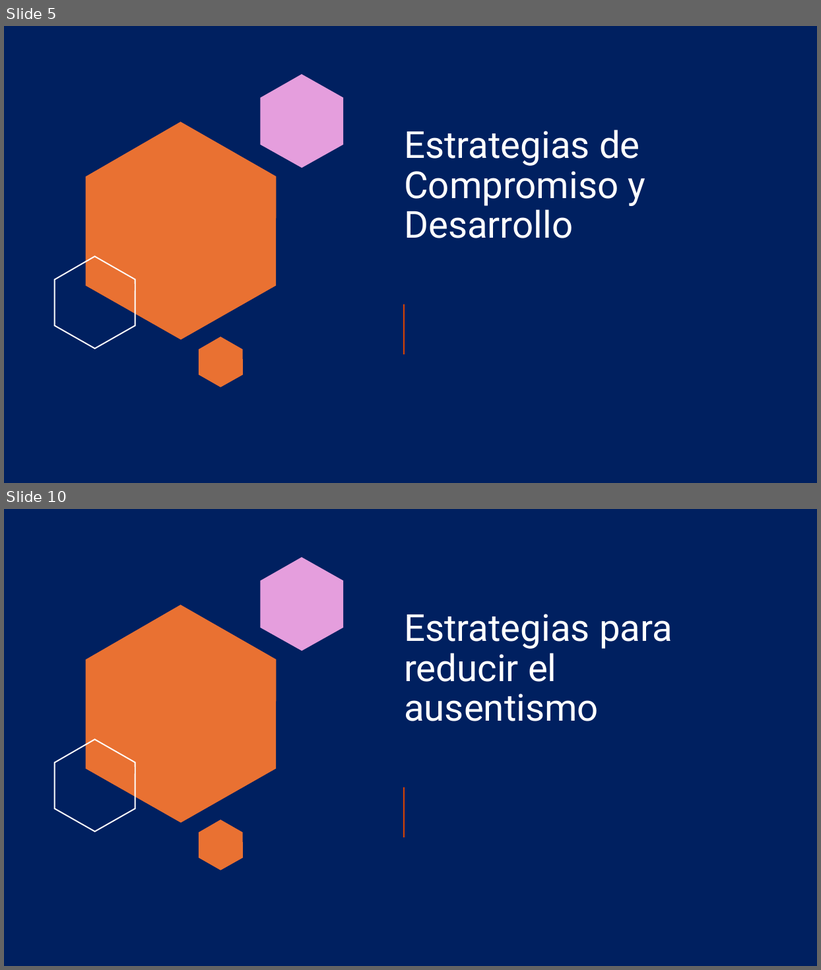
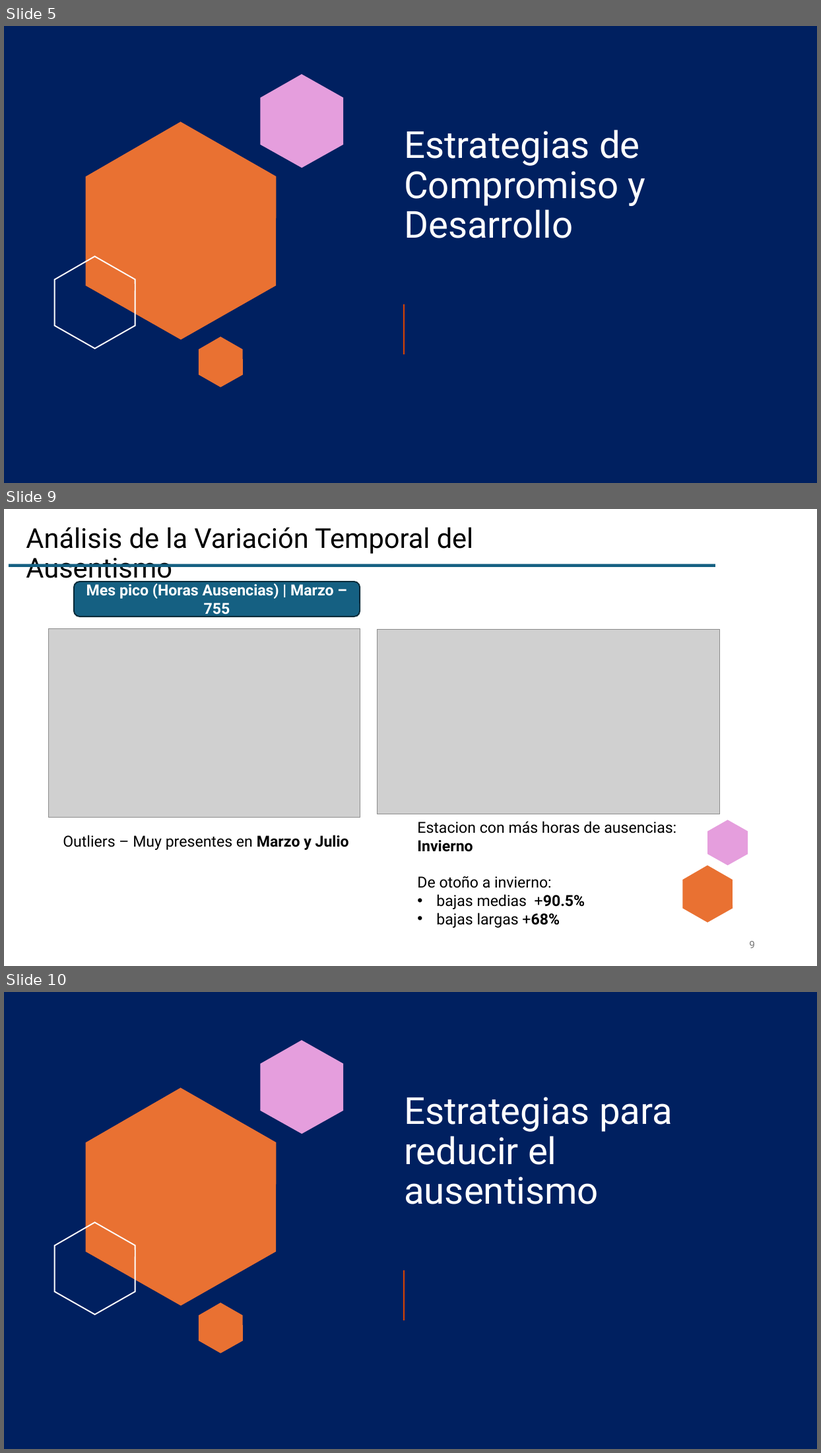
Before and after one commit to ITACADEMYprojectes/ProjecteData, a slide deck: Equip_28/Results/Analisis_PAP_and_ABL_RapidExpres.pptx. Shown one above the other, each under a label of ours: slides 5 and 10 before the commit, slides 5, 9 and 10 after it; the slides between them are not shown. The pictures are 821x970 and 821x1453 pixels, drawn with LibreOffice and Linux fonts; fonts in the diff are those of the drawing; grey boxes stand for pictures. Boxes give left, top, right and bottom in pixels: in the first picture for what was removed or moved away, otherwise in the second. Text is boxed around its words. In the diff, an @@ line names an element or a change of style, - is before the commit and + after.

```diff
--- a/Equip_28/Results/Analisis_PAP_and_ABL_RapidExpres.pptx
+++ b/Equip_28/Results/Analisis_PAP_and_ABL_RapidExpres.pptx
@@ slide 9 added at [4,509,817,966], background #FFFFFF @@
@@ title added at [26,527,474,585], 32.4 pt, text #000000 @@
+Análisis de la Variación Temporal del Ausentismo
@@ rectangle added at [9,564,716,567], fill #156082 @@
@@ rounded rectangle added at [74,582,360,617], fill #156082, outline #092A39 1.5 pt, 18 pt, text #FFFFFF, bold @@
+Mes pico (Horas Ausencias) | Marzo – 755
@@ picture added at [48,628,361,818] @@
@@ picture added at [378,629,720,815] @@
@@ text added at [417,821,677,928], 18 pt, text #000000 @@
+Estacion con más horas de ausencias: Invierno
+De otoño a invierno:
+• bajas medias +90.5%
+• bajas largas +68%
@@ freeform shape added at [708,820,748,866], fill #E59EDD @@
@@ text added at [63,835,349,850], 18 pt, text #000000 @@
+Outliers – Muy presentes en Marzo y Julio
@@ freeform shape added at [706,852,817,966], outline #FFFFFF 1.5 pt @@
@@ freeform shape added at [683,866,733,923], fill #E97132 @@
@@ page number added at [749,941,755,949], 12 pt, text #797979 @@
+9
```
Also in this commit, not shown: 4 slides changed, 1 other slide added, 3 slides removed, 2 other files.
